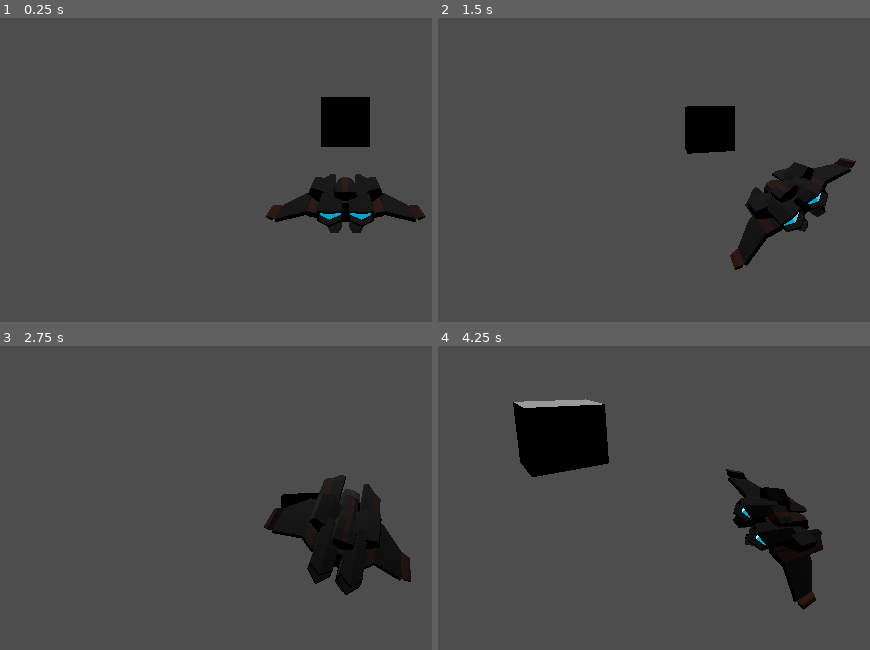
Above: before the commit, frames 1-4 (two rows, left to right).
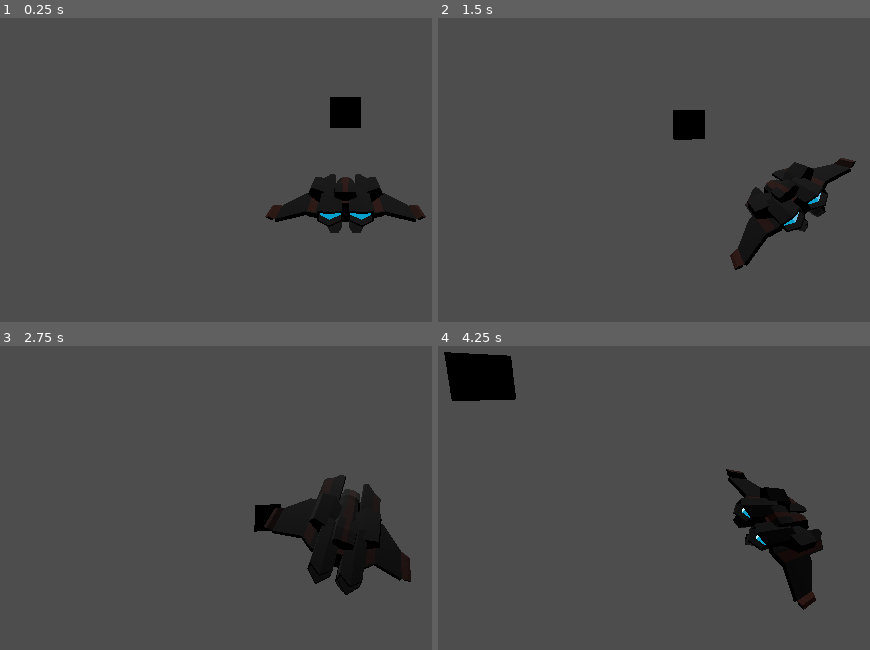
Above: after the commit, the same moments.

Repository: RyanRemer/ship_controller
Game: Godot game, scene res://main.tscn
Two runs of this game, one before a commit and one after it. Both use one fixed random seed, a clock stepped at 60 frames per second and the inputs below.
Inputs (mouse positions are in pixels of both pictures, inside the frame that each line leads up to):
- Up to frame 1 (0.25 s): no input
- Up to frame 2 (1.5 s): tap Enter at 0.5 s; move the mouse to (outside the picture) at 0.52 s; hold Right (ui_right) 0.53-1.28 s; move the mouse to (623, 121) at 1.27 s; hold Down (ui_down) from 1.28 s (still down)
- Up to frame 3 (2.75 s): move the mouse to (outside the picture) at 2.02 s; release Down (ui_down) at 2.03 s; hold Right (ui_right) from 2.03 s (still down)
- Up to frame 4 (4.25 s): move the mouse to (744, 516) at 2.77 s; release Right (ui_right) at 2.78 s; hold Up (ui_up) 2.78-3.53 s; move the mouse to (outside the picture) at 3.52 s; hold Left (ui_left) from 3.53 s (still down)

The runs differ from the first frame. In frame 1, 1.1% of the frame differs, in the area x 74-86%, y 25-43%; in frame 2, 1.6%; in frame 3, 0.6%; in frame 4, 7.1%, in the area x 1-40%, y 1-44%.

Commit message:
move toward the mouse

Diff:
--- a/main.tscn
+++ b/main.tscn
@@ -25,7 +25,7 @@
 transform = Transform3D(-1, 0, 8.74228e-08, 0, 1, 0, -8.74228e-08, 0, -1, 0, 2, -6)
 
 [node name="Cube" type="MeshInstance3D" parent="."]
-transform = Transform3D(4, 0, 0, 0, 4, 0, 0, 0, 4, 0, 0, 19.715)
+transform = Transform3D(4, 0, 0, 0, 4, 0, 0, 0, 4, 0, 0, 35)
 mesh = SubResource("BoxMesh_c3ml8")
 
 [node name="DirectionalLight3D" type="DirectionalLight3D" parent="."]
--- a/player_v4.gd
+++ b/player_v4.gd
@@ -23,7 +23,7 @@
 	ship_body.scale = scale;
 
 	# Move Player
-	var forward = transform.basis.z;
+	var forward = ship_body.global_transform.basis.z.normalized();
 	velocity = forward * Input.get_axis("ui_down", "ui_up") * 15.0;
 	move_and_slide();
 
